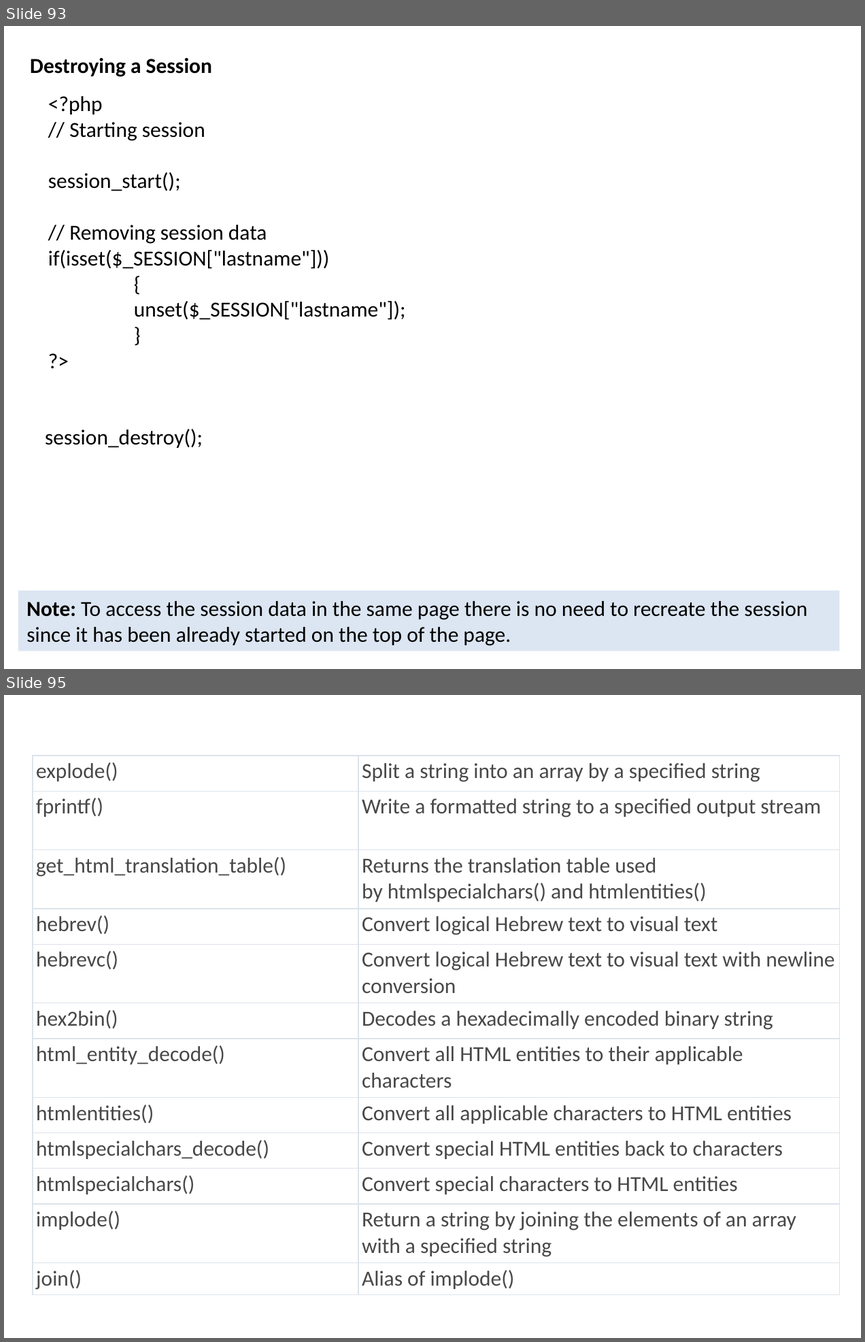
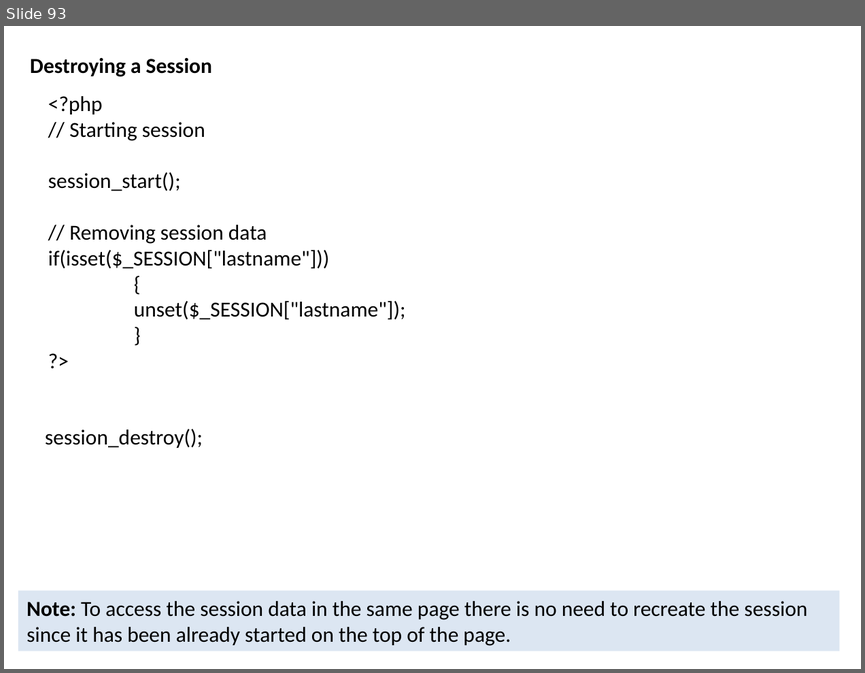
Before and after one commit to sanjay70sharma/PHP, a slide deck: PHP.pptx. Shown one above the other, each under a label of ours: slides 93 and 95 before the commit, slide 93 after it; the slides between them are not shown. The pictures are 865x1342 and 865x673 pixels, drawn with LibreOffice and Linux fonts; fonts in the diff are those of the drawing. Boxes give left, top, right and bottom in pixels: in the first picture for what was removed or moved away, otherwise in the second. Text is boxed around its words. In the diff, an @@ line names an element or a change of style, - is before the commit and + after.

```diff
--- a/PHP.pptx
+++ b/PHP.pptx
@@ slide 95 removed at [4,695,861,1338], background #FFFFFF @@
@@ table removed at [33,756,839,1295], 12 rows, 2 columns @@
-explode() | Split a string into an array by a specified string
-fprintf() | Write a formatted string to a specified output stream
-get_html_translation_table() | Returns the translation table used by htmlspecialchars() and htmlentities()
-hebrev() | Convert logical Hebrew text to visual text
-hebrevc() | Convert logical Hebrew text to visual text with newline conversion
-hex2bin() | Decodes a hexadecimally encoded binary string
-html_entity_decode() | Convert all HTML entities to their applicable characters
-htmlentities() | Convert all applicable characters to HTML entities
-htmlspecialchars_decode() | Convert special HTML entities back to characters
-htmlspecialchars() | Convert special characters to HTML entities
-implode() | Return a string by joining the elements of an array with a specified string
-join() | Alias of implode()
```
Also in this commit, not shown: 16 slides added, 6 other slides removed.
